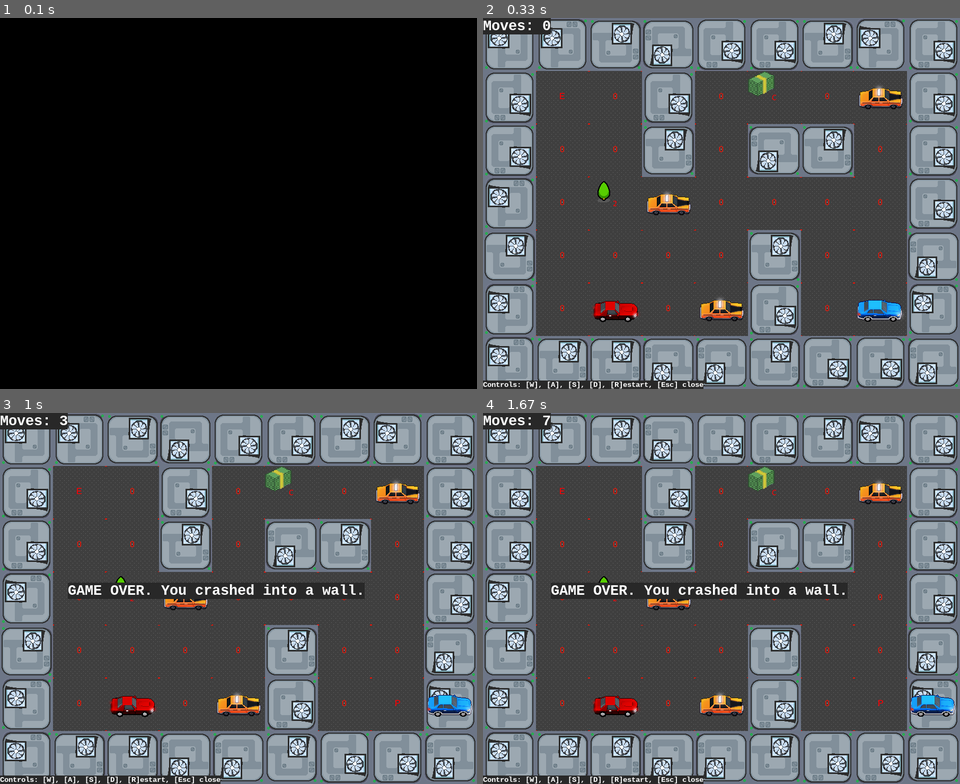
Above: before the commit, frames 1-4 (two rows, left to right).
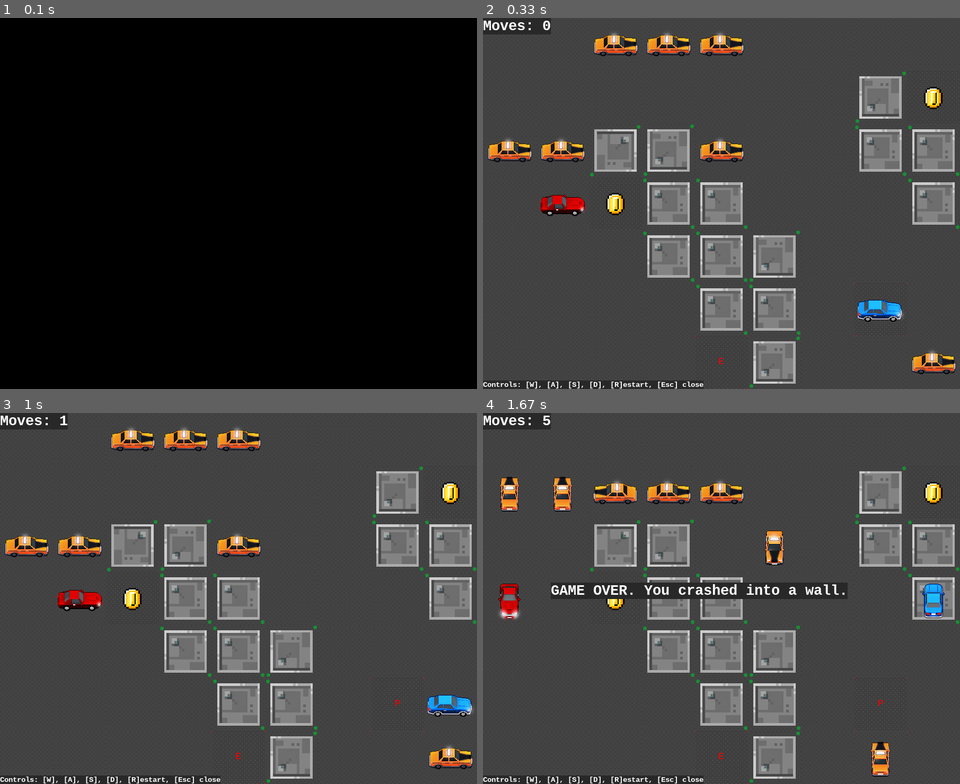
Above: after the commit, the same moments.

Repository: TOXYGENCY/2d_pygame
Game: pygame game, started from main.py
Same seed, same stepped clock (60 frames per second), same inputs: the game is played once before the commit and once after it.
Inputs:
- Up to frame 1 (0.1 s): no input
- Up to frame 2 (0.33 s): no input
- Up to frame 3 (1 s): hold Right 0.33-0.8 s; hold Up from 0.83 s (still down)
- Up to frame 4 (1.67 s): release Up at 1.18 s; hold Up 1.22-1.63 s

Frame 1 is identical in both runs. In frame 2, 87% of the frame differs, in the area x 0-100%, y 0-100%; in frame 3, 86%; in frame 4, 85%.

Commit message:
Изменения спрайтов

Diff:
--- a/entities.py
+++ b/entities.py
@@ -102,7 +102,6 @@
 
     # Изменение спрайта сущности в зависимости от СЛЕДУЮЩЕГО направления
     def set_next_direction_sprite(self, next_direction):
-        print(f"{self.type_code} next_direction = {next_direction}")
         self.next_direction = next_direction
         if next_direction == (0, -1):
             self.change_sprite("UP")
@@ -277,6 +276,13 @@
             )
             i1 += 1
 
+        # если ни одна клетка по НАПРАВЛЕНИЮ не доступна, то ставим this_tile
+        # решение принимается на основе счетчика рассмотренных направлений
+        if i1 == len(directions) and not self.is_tile_available_for_entity(
+            next_tile, entity.type_code
+        ):
+            next_tile = this_tile
+
         # поиск второй доступной клетки
         random.shuffle(directions)
         next_tile2 = None
@@ -291,17 +297,10 @@
             )
             i2 += 1
 
-        # если ни одна клетка по НАПРАВЛЕНИЮ не доступна, то явно ставим None
-        # решение принимается на основе счетчика рассмотренных направлений
-        if i1 == len(directions) and not self.is_tile_available_for_entity(
-            next_tile, entity.type_code
-        ):
-            next_tile = None
-
         if i2 == len(directions) and not self.is_tile_available_for_entity(
             next_tile2, entity.type_code
         ):
-            next_tile2 = None
+            next_tile2 = this_tile
 
         # Возвращаем все, потому что в другом месте это нужнее
         return next_tile, next_tile2, next_direction, next_direction2
--- a/levels/level1.txt
+++ b/levels/level1.txt
@@ -1,7 +1,7 @@
-111111111
-1E010C0N1
-100101101
-102N00001
-100001001
-10X0N10P1
-111111111
+00NNN0000
+00000001C
+NN11N0011
+0XC110001
+000111000
+0000110P0
+0000E100N
--- a/vars.py
+++ b/vars.py
@@ -11,8 +11,8 @@
 lost_mes = "GAME OVER."
 
 DEFAULT_TICK_RATE = 6
-ENTITY_MOVE_RATE = int(DEFAULT_TICK_RATE * 0.75)
-# ENTITY_MOVE_RATE = 8
+ENTITY_MOVE_RATE = int(DEFAULT_TICK_RATE)
+ENTITY_MOVE_RATE = 6
 entity_move_timer = 0
 tick_rate = DEFAULT_TICK_RATE
 
@@ -55,7 +55,7 @@
 entity_types = {
     "P": r"assets\png\cars\player\blue_coupe_r.png",
     "X": r"assets\png\cars\enemy\red_muscle_r.png",
-    "C": r"assets\png\collectables\cash_stack.png",
+    "C": r"assets\png\collectables\coin.png",
     "2": r"assets\png\props\tree1.png",
     "N": r"assets\png\cars\npc\npc_r.png",
 }
Binary file added: assets/png/collectables/coin.png
Binary file changed: assets/png/tiles/enemy_plain.png
Binary file changed: assets/png/tiles/npc_plain.png
Binary file added: assets/png/tiles/npc_plain_test.png
Binary file changed: assets/png/tiles/prop_plain.png
Binary file changed: assets/png/tiles/road_plain.png
Binary file changed: assets/png/tiles/wall_plain.png
Binary file added: assets/png/tiles/wall_plain_v1.png
